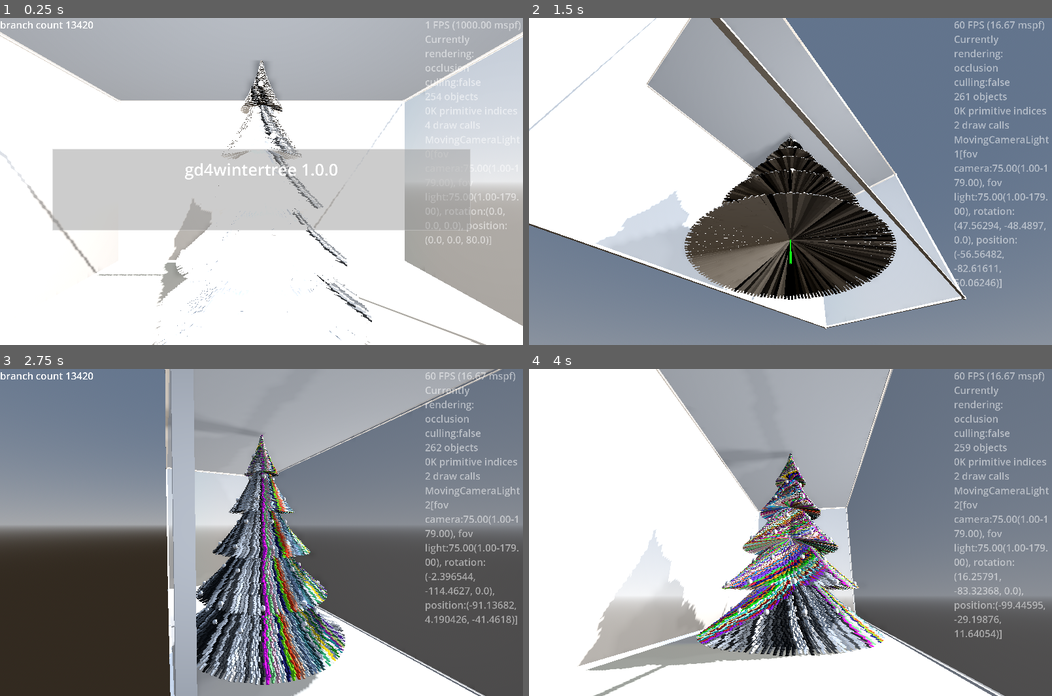
Above: before the commit, frames 1-4 (two rows, left to right).
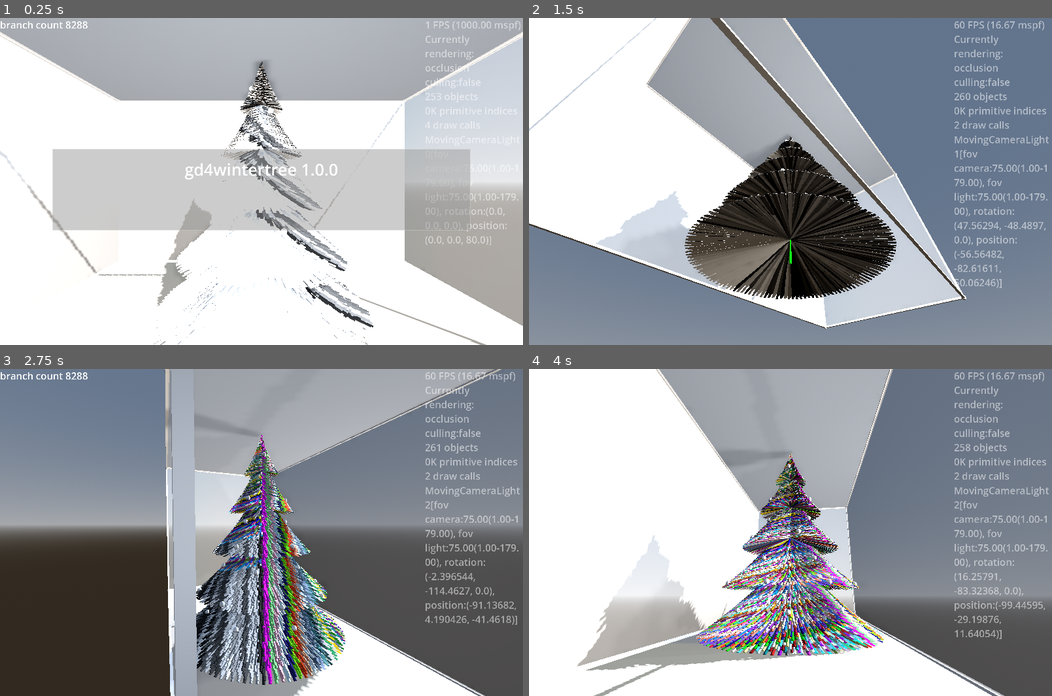
Above: after the commit, the same moments.

Repository: kasworld/gd4wintertree
Game: Godot game, scene res://main.tscn
Same seed, same stepped clock (60 frames per second), same inputs: the game is played once before the commit and once after it.
Inputs (mouse positions are in pixels of both pictures, inside the frame that each line leads up to):
- Up to frame 1 (0.25 s): no input
- Up to frame 2 (1.5 s): tap Enter at 0.5 s; move the mouse to (905, 165) at 0.52 s; hold Right 0.53-1.28 s; tap Q at 0.6 s; click (905, 165) at 0.67 s; move the mouse to (685, 197) at 1.27 s; hold Down from 1.28 s (still down); tap E at 1.35 s
- Up to frame 3 (2.75 s): move the mouse to (313, 460) at 2.02 s; release Down at 2.03 s; hold Right from 2.03 s (still down); tap Enter at 2.1 s
- Up to frame 4 (4 s): move the mouse to (764, 597) at 2.77 s; release Right at 2.78 s; hold Up 2.78-3.53 s; tap Q at 2.85 s; click (764, 597) at 2.92 s; move the mouse to (947, 581) at 3.52 s; hold Left from 3.53 s (still down); tap E at 3.6 s

The runs differ from the first frame. In frame 1, 3.7% of the frame differs, in the area x 12-85%, y 1-100%; in frame 2, 5.6%; in frame 3, 10%; in frame 4, 9.6%.

Commit message:
update radius calc, line count calc

Diff:
--- a/line_tree/line_tree.gd
+++ b/line_tree/line_tree.gd
@@ -21,11 +21,15 @@
 	var y_step := h / y_count
 	for yi in range(y_count,0,-1):
 		var y := y_step * yi
-		var rate := 1-float(yi) / float(y_count)
-		var r :float= lerp(w/100, w/2, rate ) + fposmod(rate*h, h/stage_count)*rate
-		lines.append_array(make_lines(y, y_step, w*w_branch_density*(rate+0.1), 10*rate, r))
+		var rate := 1.0 - y/h
+		var r :float= calc_radius_by_y(y, h, w, stage_count)
+		lines.append_array(make_lines(y, y_step, r * w_branch_density, 10*rate, r))
 	$Lines.multi_mesh_line_by_pos(mesh, lines, line_width, Color.WHITE)
 	return self
+
+func calc_radius_by_y(y :float, h :float, w :float, stage_count :int) -> float:
+	var rate := 1.0 - y/h
+	return lerp(w/100, w/2, rate ) + fposmod(rate*h, h/stage_count)*rate
 
 func make_lines(start_y :float, y_step :float, count :int, h :float, r :float) -> Array:
 	instance_count_per_y.append(count)
--- a/mesh_tree/mesh_tree.gd
+++ b/mesh_tree/mesh_tree.gd
@@ -6,11 +6,14 @@
 	var y_step := h / y_count
 	for yi in range(y_count-1,0,-1):
 		var y := y_step * yi
-		var rate := 1-float(yi) / float(y_count)
-		var r :float= lerp(w/100, w/2, rate ) + fposmod(rate*h, h/stage_count)*rate
-		pos_list.append_array(make_pos_list(y, w*w_branch_density*(rate+0.1), r))
+		var r :float= calc_radius_by_y(y, h, w, stage_count)
+		pos_list.append_array(make_pos_list(y, r*w_branch_density, r))
 	$MultiMeshShape.init_meshs_by_point_list(mesh, pos_list, Color.WHITE)
 	return self
+
+func calc_radius_by_y(y :float, h :float, w :float, stage_count :int) -> float:
+	var rate := 1.0 - y/h
+	return lerp(w/100, w/2, rate ) + fposmod(rate*h, h/stage_count)*rate
 
 func make_pos_list(start_y :float, count :int, r :float) -> Array:
 	instance_count_per_y.append(count)
